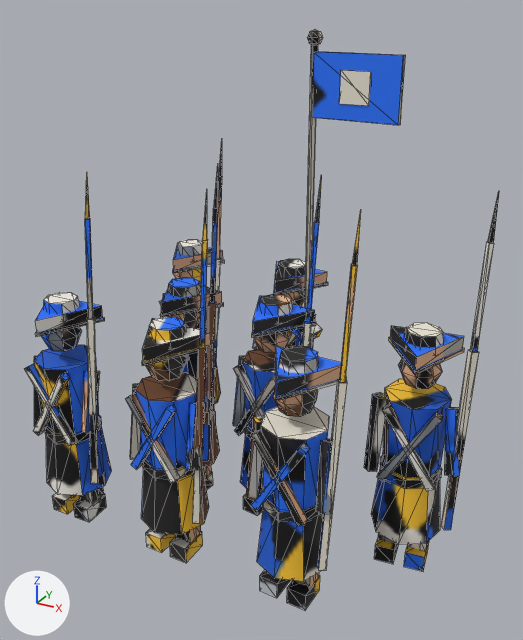
A saved change to the glTF model game/assets/models/squad_dl4_blue.glb.
Both versions are drawn from a camera (50 mm lens) standing at (0.547, -0.931, 0.818) and looking at (0.038, -0.006, 0.356). Every picture has the same lights, and +X, +Y and +Z are marked at lower left. The first picture is the older version. Mesh edges are drawn as thin lines. Vertices at exactly the same position are counted once.

Names of what the first picture shows: 'squad_dl4_blue'.
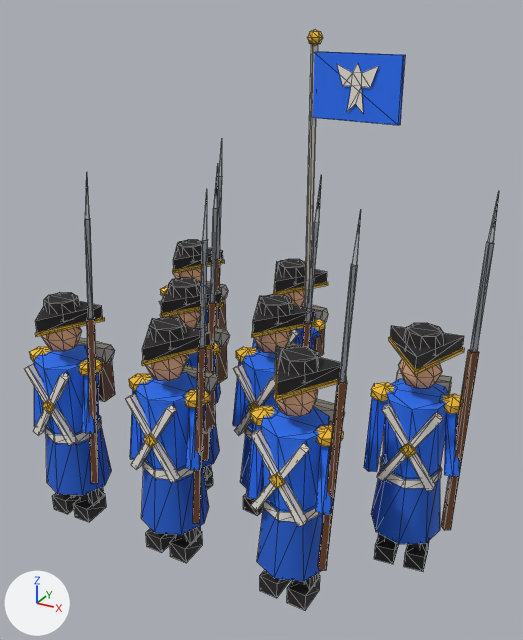
Where the change shows, as pixel boxes [x1, y1, x2, y2] in the pictures (523 x 640 px; the box of a moved part takes in the faces that stretch with it):
part 1 of me_cone, moved or reshaped
    before: [339, 70, 371, 106]
    after: [42, 400, 55, 414]
part 2 of me_cone, added
    after: [29, 346, 51, 362]
part 3 of me_cone, added
    after: [79, 359, 103, 375]
part 4 of me_cone, added
    after: [129, 373, 152, 391]
part 5 of me_cone, added
    after: [185, 389, 210, 408]
part 6 of me_cone, added
    after: [250, 406, 276, 426]
part 7 of me_cone, added
    after: [317, 425, 343, 446]
part 8 of me_cone, added
    after: [206, 342, 220, 357]
part 9 of me_cone, added
    after: [236, 347, 257, 362]
part 10 of me_cone, added
    after: [371, 382, 394, 401]
part 11 of me_cone, added
    after: [442, 394, 461, 414]
part 12 of me_cone, added
    after: [160, 286, 168, 297]
part 13 of me_cone, added (mostly hidden)
    after: [218, 299, 226, 329]
part 14 of me_cone, added
    after: [200, 281, 228, 300]
part 15 of me_cone, added
    after: [313, 319, 325, 333]
part 16 of me_cone, added
    after: [77, 303, 452, 488]
part 17 of me_cone, added
    after: [337, 63, 378, 113]
part 18 of me_cone, surface changed
    both: [24, 30, 499, 610]

The edits, one by one:
me_cone is used by ob_squad_dl4_blue; location (0.0, 0.0, 0.0).
me_cone had 1732 vertices, 2628 faces and spanned x -0.303..0.378, y -0.221..0.221, z 0.0..0.781.
me_cone now has 2196 vertices, 3372 faces and spans x -0.303..0.378, y -0.221..0.241, z 0.0..0.781.
me_cone part 1: the loose piece of 8 vertices spanning x 0.109..0.157, y 0.103..0.117, z 0.679..0.727 is multiplied about its middle by the matrix ((0.255, -0.028, 0.256), (0.032, 0.36, 0.007), (-0.255, 0.018, 0.256)), then moved by (-0.367, -0.324, -0.475).
me_cone part 2: a new loose piece, a UV sphere (6 segments, 3 rings, poles along z) spanning x -0.302..-0.267, y -0.187..-0.145, z 0.277..0.299, in mat_baked (picture img_bake).
me_cone part 3: a new loose piece, a UV sphere (6 segments, 3 rings, poles along z) spanning x -0.204..-0.169, y -0.184..-0.143, z 0.277..0.299, in mat_baked (picture img_bake).
me_cone part 4: a new loose piece, a UV sphere (6 segments, 3 rings, poles along z) spanning x -0.1..-0.065, y -0.185..-0.143, z 0.277..0.299, in mat_baked (picture img_bake).
me_cone part 5: a new loose piece, a UV sphere (6 segments, 3 rings, poles along z) spanning x -0.001..0.034, y -0.186..-0.145, z 0.277..0.299, in mat_baked (picture img_bake).
me_cone part 6: a new loose piece, a UV sphere (6 segments, 3 rings, poles along z) spanning x 0.11..0.145, y -0.181..-0.139, z 0.277..0.299, in mat_baked (picture img_bake).
me_cone part 7: a new loose piece, a UV sphere (6 segments, 3 rings, poles along z) spanning x 0.209..0.244, y -0.184..-0.142, z 0.277..0.299, in mat_baked (picture img_bake).
me_cone part 8: a new loose piece, a UV sphere (6 segments, 3 rings, poles along z) spanning x -0.075..-0.039, y -0.04..0.001, z 0.277..0.299, in mat_baked (picture img_bake).
me_cone part 9: a new loose piece, a UV sphere (6 segments, 3 rings, poles along z) spanning x -0.006..0.03, y -0.025..0.016, z 0.277..0.299, in mat_baked (picture img_bake).
me_cone part 10: a new loose piece, a UV sphere (6 segments, 3 rings, poles along z) spanning x 0.232..0.269, y -0.035..0.006, z 0.277..0.299, in mat_baked (picture img_bake).
me_cone part 11: a new loose piece, a UV sphere (6 segments, 3 rings, poles along z) spanning x 0.33..0.367, y -0.021..0.02, z 0.277..0.299, in mat_baked (picture img_bake).
me_cone part 12: a new loose piece, a UV sphere (6 segments, 3 rings, poles along z) spanning x -0.281..-0.247, y 0.145..0.187, z 0.277..0.299, in mat_baked (picture img_bake).
me_cone part 13: a new loose piece, a box spanning x -0.249..-0.181, y 0.211..0.239, z 0.197..0.268, in mat_baked (picture img_bake).
me_cone part 14: a new loose piece, a 6-sided cylinder along x spanning x -0.255..-0.175, y 0.209..0.241, z 0.268..0.296, in mat_baked (picture img_bake).
me_cone part 15: a new loose piece, a UV sphere (6 segments, 3 rings, poles along z) spanning x 0.039..0.075, y 0.132..0.174, z 0.277..0.299, in mat_baked (picture img_bake).
me_cone part 16: 196 vertices added at x -0.278..0.333, y -0.217..0.234, z 0.197..0.296.
me_cone part 17: 24 vertices added at x 0.102..0.169, y 0.101..0.118, z 0.668..0.738.
me_cone part 18: 2612 kept faces spanning x -0.303..0.378, y -0.221..0.221, z 0.0..0.781 get new texture (UV) coordinates.
Other edits to the shape of me_cone do not show in these pictures.
